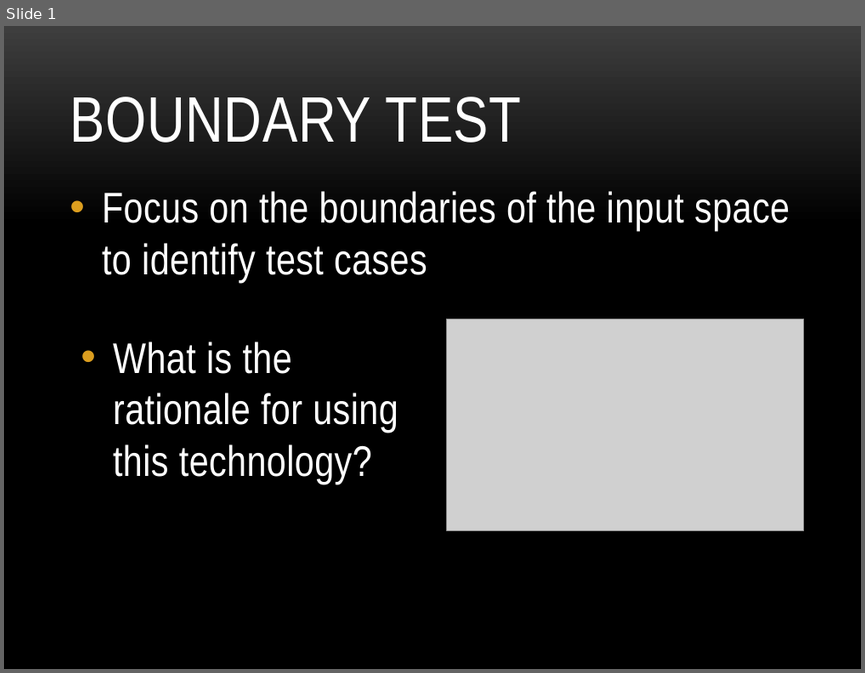
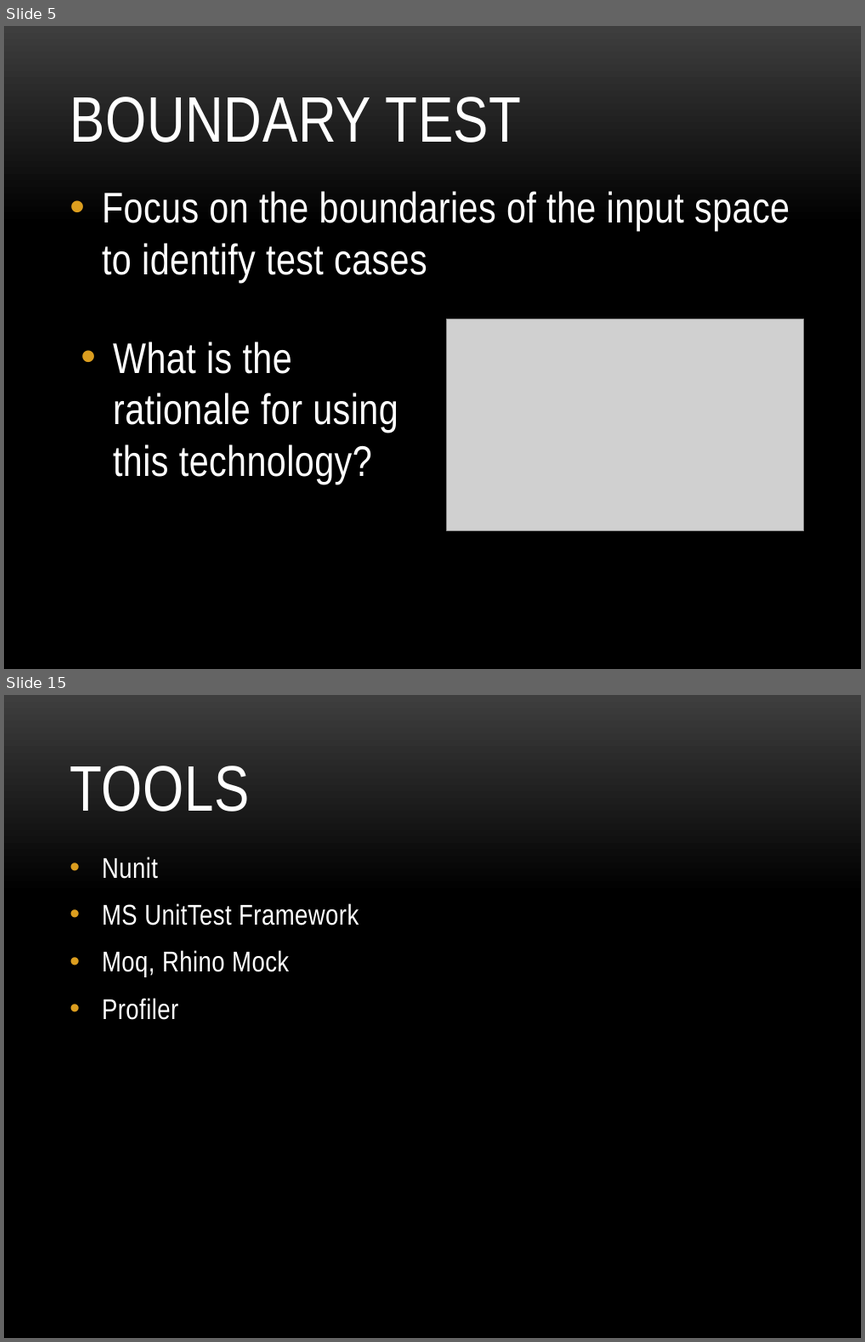
Before and after one commit to khoanguyen/UnitTestDemo, a slide deck: UnitTest.pptx. Shown one above the other, each under a label of ours: slide 1 before the commit, slides 5 and 15 after it; the slides between them are not shown. The pictures are 865x673 and 865x1342 pixels, drawn with LibreOffice and Linux fonts; fonts in the diff are those of the drawing; grey boxes stand for pictures; background and template pictures are left out. Boxes give left, top, right and bottom in pixels: in the first picture for what was removed or moved away, otherwise in the second. Text is boxed around its words. In the diff, an @@ line names an element or a change of style, - is before the commit and + after.

```diff
--- a/UnitTest.pptx
+++ b/UnitTest.pptx
@@ slide 15 added at (x1=4, y1=695, x2=861, y2=1338), background picture (left out) @@
@@ title added at (x1=69, y1=766, x2=250, y2=811), 54 pt, text #FFFFFF @@
+TOOLS
@@ text added at (x1=102, y1=857, x2=358, y2=1020), 24 pt, text #FFFFFF @@
+• Nunit
+• MS UnitTest Framework
+• Moq, Rhino Mock
+• Profiler
@@ what was slide 1 is now slide 5 @@
```
Also in this commit, not shown: 2 slides changed, 13 other slides added, 1 slide removed.
